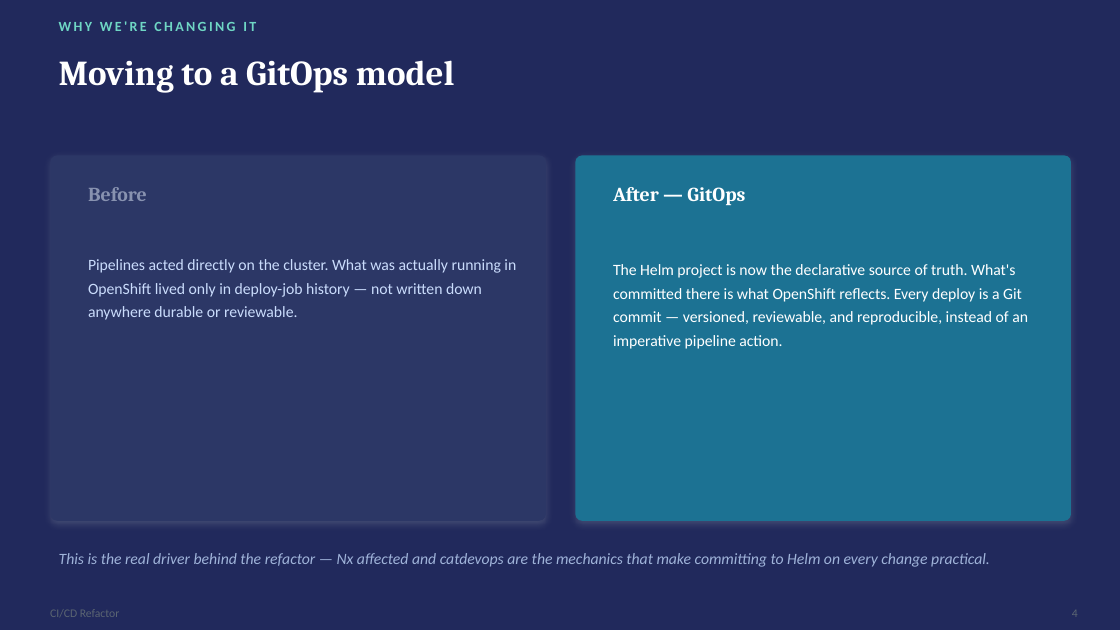
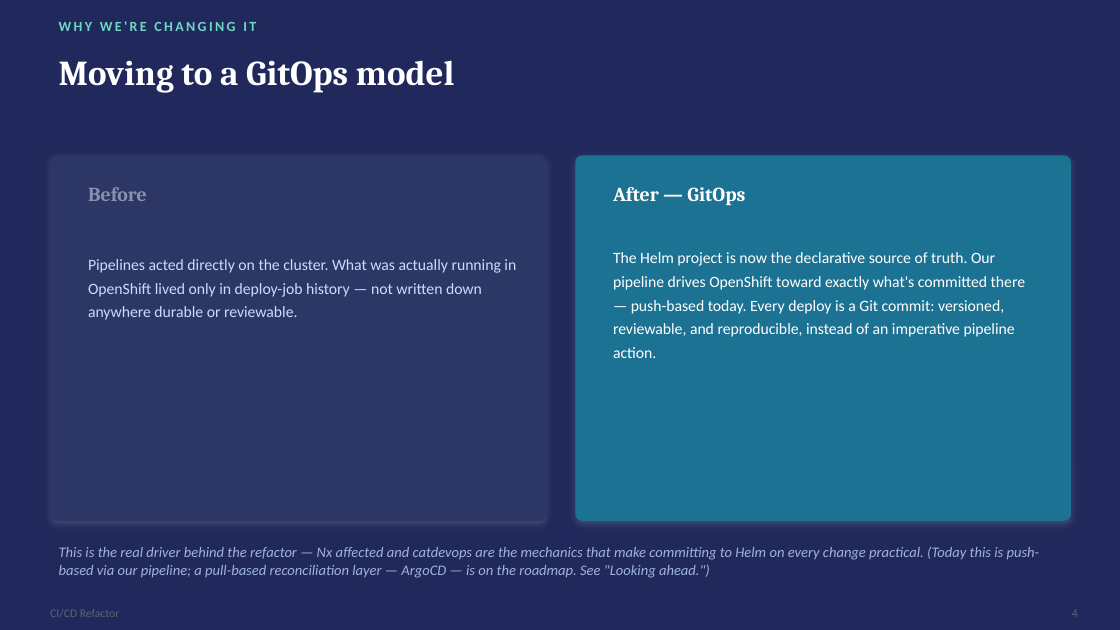
Before and after one commit to RachelEliU/helm-presentation, a slide deck: slide 5 of CI-CD-Refactor.pptx. Drawn at 1120x630 pixels with LibreOffice and Linux fonts; fonts in the diff are those of the drawing. Boxes give left, top, right and bottom in pixels: in the first picture for what was removed or moved away, otherwise in the second. Text is boxed around its words. In the diff, an @@ line names an element or a change of style, - is before the commit and + after.

Commit message:
Update presentation

```diff
--- a/CI-CD-Refactor.pptx
+++ b/CI-CD-Refactor.pptx
@@ text at box(613, 252, 1025, 358): text changed @@
-The Helm project is now the declarative source of truth. What's committed there is what OpenShift reflects. Every deploy is a Git commit — versioned, reviewable, and reproducible, instead of an imperative pipeline action.
+The Helm project is now the declarative source of truth. Our pipeline drives OpenShift toward exactly what's committed there — push-based today. Every deploy is a Git commit: versioned, reviewable, and reproducible, instead of an imperative pipeline action.
@@ text at box(59, 547, 1040, 578): text changed; size 13.5 to 12.5 pt @@
-This is the real driver behind the refactor — Nx affected and catdevops are the mechanics that make committing to Helm on every change practical.
+This is the real driver behind the refactor — Nx affected and catdevops are the mechanics that make committing to Helm on every change practical. (Today this is push-based via our pipeline; a pull-based reconciliation layer — ArgoCD — is on the roadmap. See "Looking ahead.")
```
Also in this commit, not shown: 10 other slides changed, 6 slides added, 1 other file.
